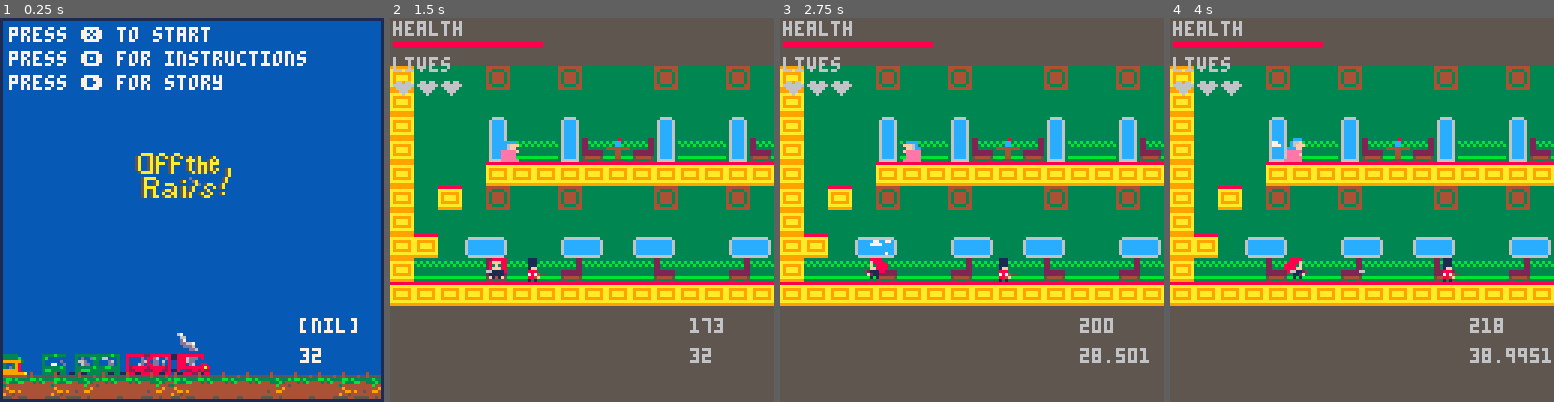
Above: before the commit, frames 1-4 (left to right).
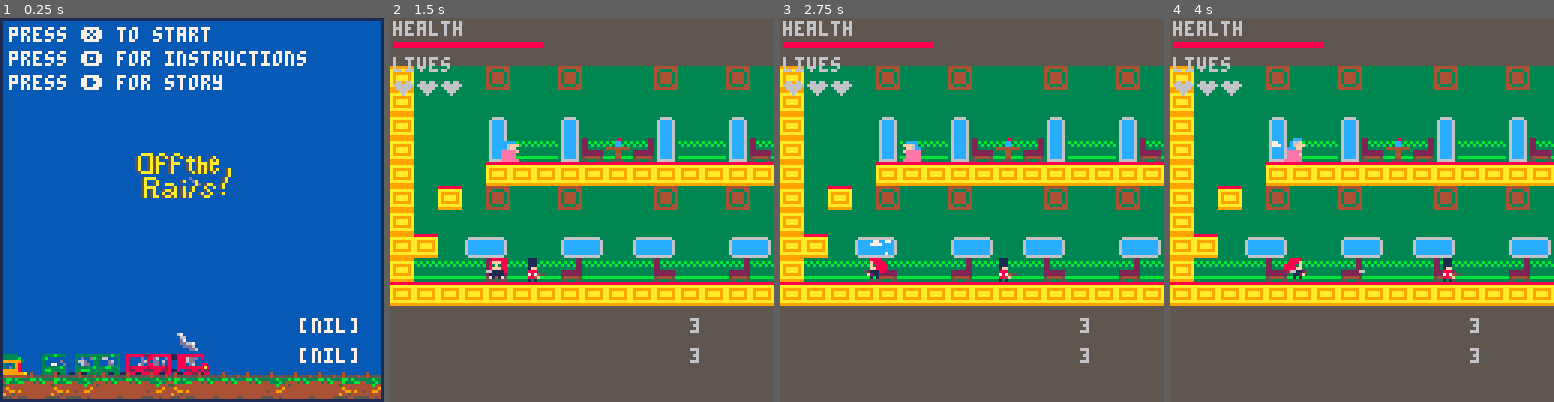
Above: after the commit, the same moments.

Repository: hggorel/Off-The-Rails
Game: PICO-8 cartridge offtherails.p8
Two runs of this game, one before a commit and one after it. Both use one fixed random seed, a clock stepped at 60 frames per second and the inputs below.
Inputs:
- Up to frame 1 (0.25 s): no input
- Up to frame 2 (1.5 s): tap O (Z key) at 0.33, 0.7, 1.43 s; tap X (X key) at 1.07 s
- Up to frame 3 (2.75 s): hold Left 1.97-2.37 s; tap X (X key) at 2.07, 2.4, 2.73 s; tap O (Z key) at 2.22 s; hold Down from 2.42 s (still down)
- Up to frame 4 (4 s): release Down at 2.82 s; hold Right 2.87-3.53 s; tap X (X key) at 3.07, 3.4, 3.73 s; tap O (Z key) at 3.1, 3.98 s; hold Up from 3.58 s (still down)

The runs differ from the first frame. In frame 1, 0.2% of the frame differs, in the area x 78-93%, y 85-90%; in frame 2, 0.2%; in frame 3, 0.5%; in frame 4, 0.5%, in the area x 78-100%, y 78-90%.

Commit message:
soldiers move left and right across platforms now

Diff:
--- a/offtherails.p8
+++ b/offtherails.p8
@@ -246,13 +246,45 @@
 	end
 end
 
+function check_ledge_left(actor)
+
+	for i=1, 2, 1 do
+		local tile = mget((actor.x - i) / 8 + map_x, (actor.y + 8) / 8)
+
+		if(not fget(tile, 0)) return i
+	end
+
+	return 3
+
+end
+
+function check_ledge_right(actor)
+
+	for i=8, 9, 1 do
+		local tile = mget((actor.x + i) / 8 + map_x, (actor.y + 8) / 8)
+
+		if(not fget(tile, 0)) return (i - 7)
+	end
+
+	return 3
+
+end
+
 function move_soldier(soldier)
-	soldier_collide_distance_right = check_collide_right(soldier)
-	local soldier_collide_distance_left = check_collide_left(soldier)
-
-	soldier.x += 1
-
-	position = soldier.x
+
+	local distance_right = check_collide_right(soldier)
+	local distance_left = check_collide_left(soldier)
+
+	-- ledge detection to switch actor direction
+	ledge_dist_left = check_ledge_left(soldier)
+	ledge_dist_right = check_ledge_right(soldier)
+
+	if(soldier.flipx and (distance_left < 1 or ledge_dist_left < 2)) soldier.flipx = false
+	if(not soldier.flipx and (distance_right < 1 or ledge_dist_right < 2)) soldier.flipx = true
+
+	if(soldier.flipx and distance_left >= 1) soldier.x -= 1
+	if(not soldier.flipx and distance_right >= 1) soldier.x += 1
+
 end
 
 function moving_actors()
@@ -346,7 +378,8 @@
 	-- 8 < 24 will check two blocks below the character
  for i=8, 15, 1 do
  	for j=0, 7, 1 do
- 		local tile = mget((player.x+j)/8+map_x, (player.y+i)/8)
+ 		local tile = mget((player.x + j) / 8 + map_x, (player.y + i) / 8)
+
  		if (fget(tile, 0)) then
  			return (i-8)
  		end
@@ -513,8 +546,8 @@
 
 	flip_switch(tile_right_character, tile_left_character)
 
-	x_move = calculate_x_movement()
-	y_move = calculate_y_movement()
+	local x_move = calculate_x_movement()
+	local y_move = calculate_y_movement()
 	local speed = abs(player.dx)
 	player.x += x_move
 	player.y += y_move
@@ -827,8 +860,8 @@
 		pausedraw()
 	end
 
-	print(position, 100, 100)
-	print(player.x, 100, 110)
+	print(ledge_dist_right, 100, 100)
+	print(ledge_dist_left, 100, 110)
 end
 
 function gamedraw()
